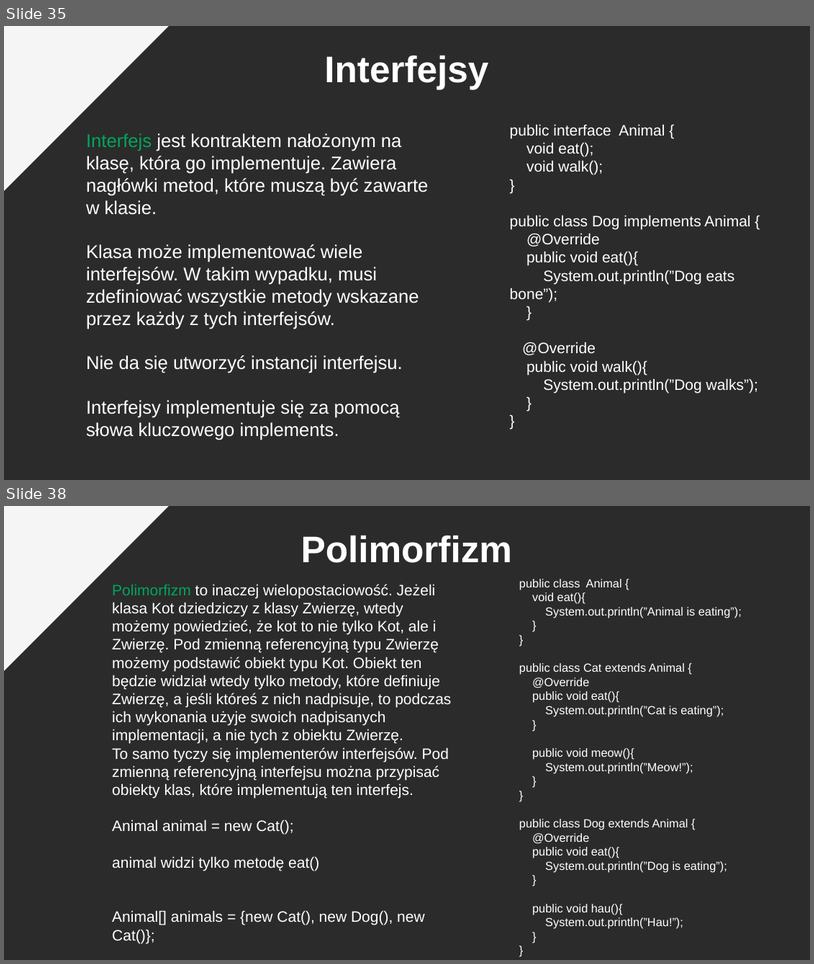
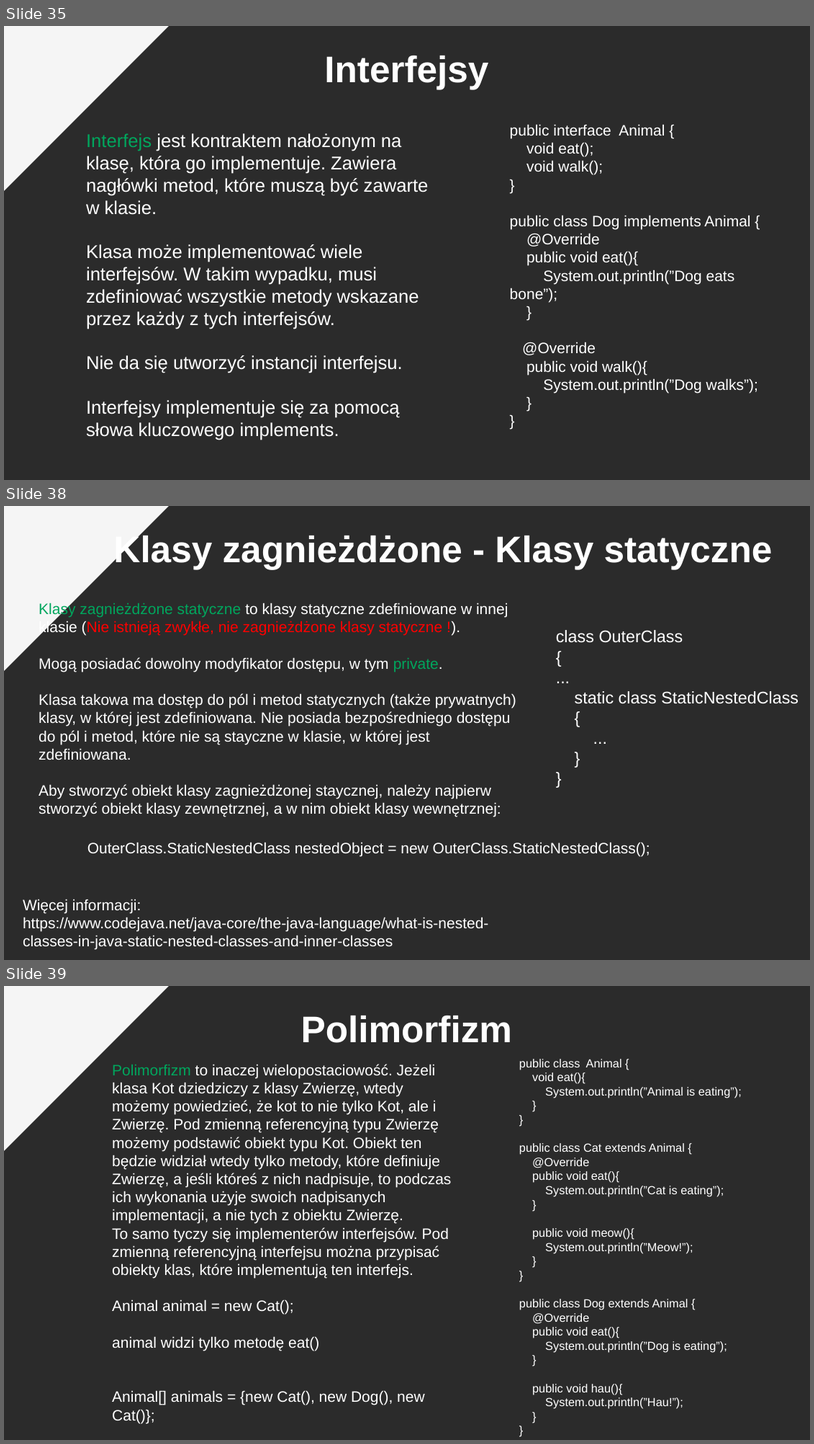
Before and after one commit to pkrajnik/WprowadzenieDoJava4Zajecia, a slide deck: WprowadzenieDoJezykaJAVA_v3_PiotrKrajnik.pptx. Shown one above the other, each under a label of ours: slides 35 and 38 before the commit, slides 35, 38 and 39 after it; the slides between them are not shown. The pictures are 814x964 and 814x1444 pixels, drawn with LibreOffice and Linux fonts; fonts in the diff are those of the drawing; background and template pictures are left out; a plain dark background stands for a picture behind light text. Boxes give left, top, right and bottom in pixels: in the first picture for what was removed or moved away, otherwise in the second. Text is boxed around its words. In the diff, an @@ line names an element or a change of style, - is before the commit and + after.

```diff
--- a/WprowadzenieDoJezykaJAVA_v3_PiotrKrajnik.pptx
+++ b/WprowadzenieDoJezykaJAVA_v3_PiotrKrajnik.pptx
@@ slide 38 added at box(4, 506, 810, 960), background picture (left out); not listed: 1 template element that a slide beside it also shows @@
@@ text added at box(113, 533, 773, 569), 44 pt, text #FFFFFF, bold @@
+Klasy zagnieżdżone - Klasy statyczne
@@ text added at box(39, 602, 517, 817), 18 pt, text #FFFFFF @@
+Klasy zagnieżdżone statyczne to klasy statyczne zdefiniowane w innej klasie (Nie istnieją zwykłe, nie zagnieżdżone klasy statyczne !).
+Mogą posiadać dowolny modyfikator dostępu, w tym private.
+Klasa takowa ma dostęp do pól i metod statycznych (także prywatnych) klasy, w której jest zdefiniowana. Nie posiada bezpośredniego dostępu do pól i metod, które nie są stayczne w klasie, w której jest zdefiniowana.
+Aby stworzyć obiekt klasy zagnieżdżonej staycznej, należy najpierw stworzyć obiekt klasy zewnętrznej, a w nim obiekt klasy wewnętrznej:
@@ text added at box(556, 630, 799, 704), 20 pt, text #FFFFFF @@
+class OuterClass
+{
+...
+static class StaticNestedClass
+{
+...
+}
+}
@@ text added at box(88, 842, 651, 857), 18 pt, text #FFFFFF @@
+OuterClass.StaticNestedClass nestedObject = new OuterClass.StaticNestedClass();
@@ text added at box(23, 898, 489, 950), 18 pt, text #FFFFFF @@
+Więcej informacji:
+https://www.codejava.net/java-core/the-java-language/what-is-nested-classes-in-java-static-nested-classes-and-inner-classes
@@ what was slide 38 is now slide 39 @@
```
Also in this commit, not shown: 2 slides changed.
